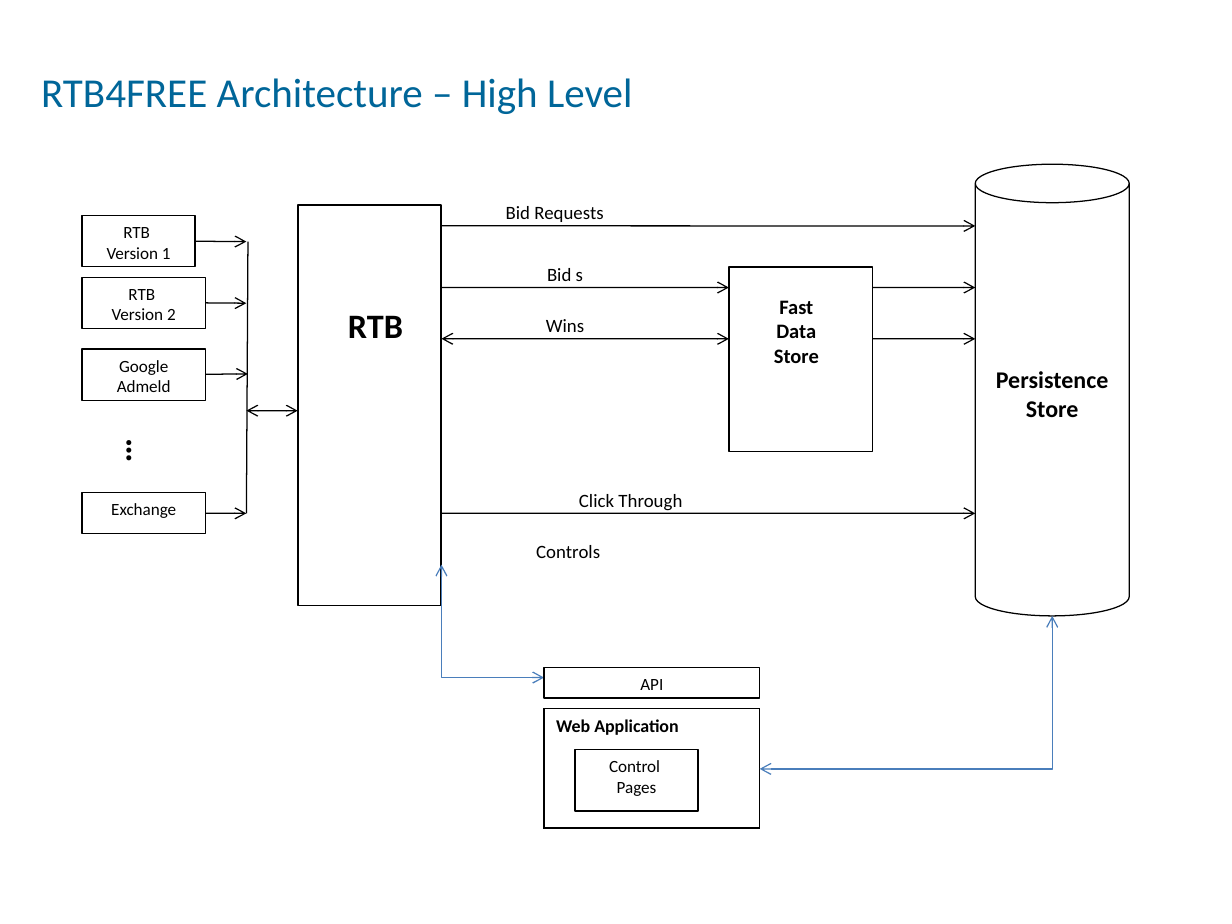
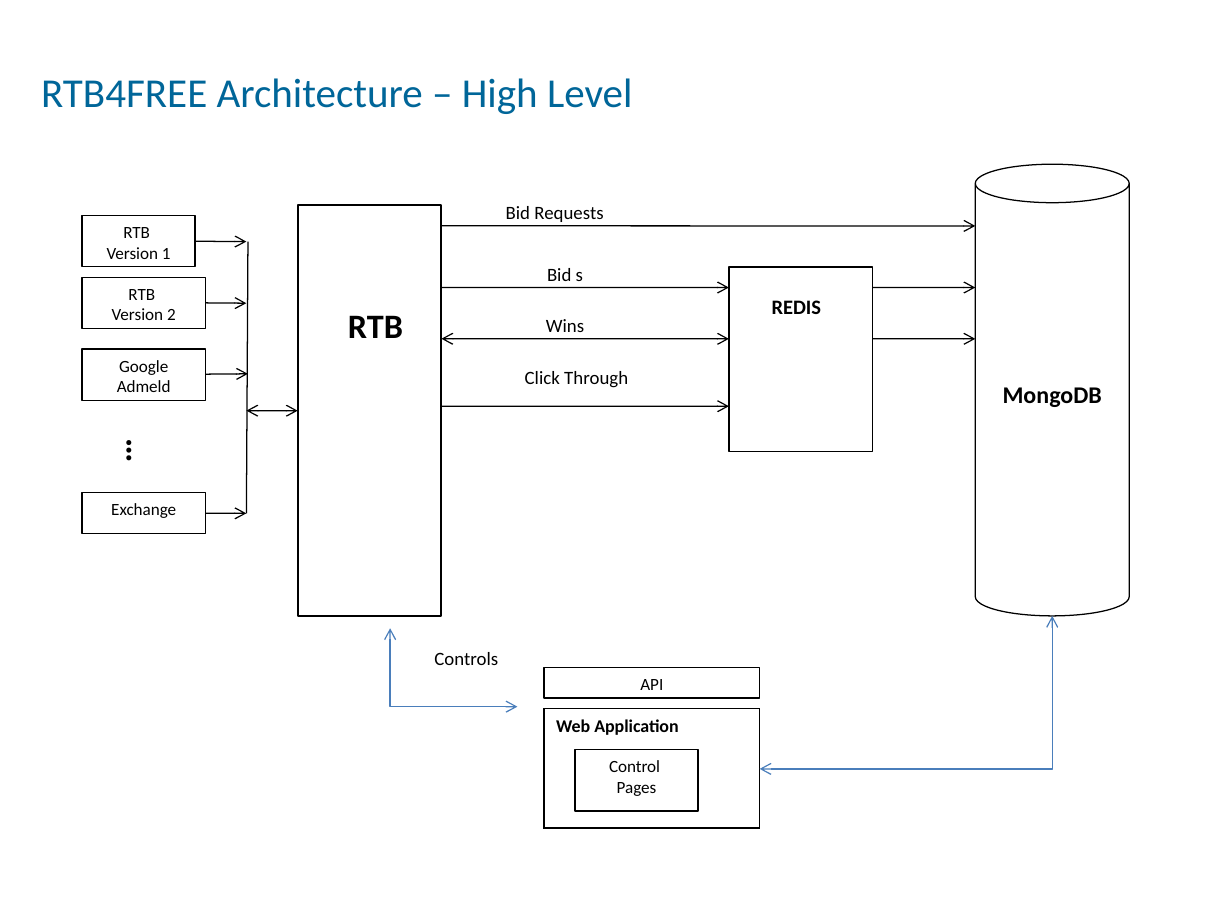
Before and after one commit to benmfaul/XRTB, a slide deck: slide 1 of www/arch/RTB_architecture_mod3.odp. Drawn at 1232x924 pixels with LibreOffice and Linux fonts; fonts in the diff are those of the drawing. Boxes give left, top, right and bottom in pixels: in the first picture for what was removed or moved away, otherwise in the second. Text is boxed around its words. In the diff, an @@ line names an element or a change of style, - is before the commit and + after.

```diff
--- a/www/arch/RTB_architecture_mod3.odp
+++ b/www/arch/RTB_architecture_mod3.odp
@@ rectangle: place and size @@
-rectangle at (298, 206, 442, 606)
+rectangle at (298, 206, 442, 616)
@@ text at (772, 300, 822, 314): text changed @@
-Fast
-Data
-Store
+REDIS
@@ text "Click Through": place and size @@
-text "Click Through" at (579, 494, 682, 511)
+text "Click Through" at (525, 371, 628, 388)
@@ text in cylinder at (1003, 387, 1102, 407): text changed @@
-Persistence
-Store
+MongoDB
@@ arrow moved from (441, 514) - (976, 514) to (441, 407) - (729, 407) @@
@@ elbow double arrow moved from (441, 564) - (545, 678) to (391, 628) - (517, 707) @@
@@ text "Controls": place and size @@
-text "Controls" at (536, 545, 600, 558)
+text "Controls" at (434, 652, 498, 665)
```
Also in this commit, not shown: 3 other slides changed.
